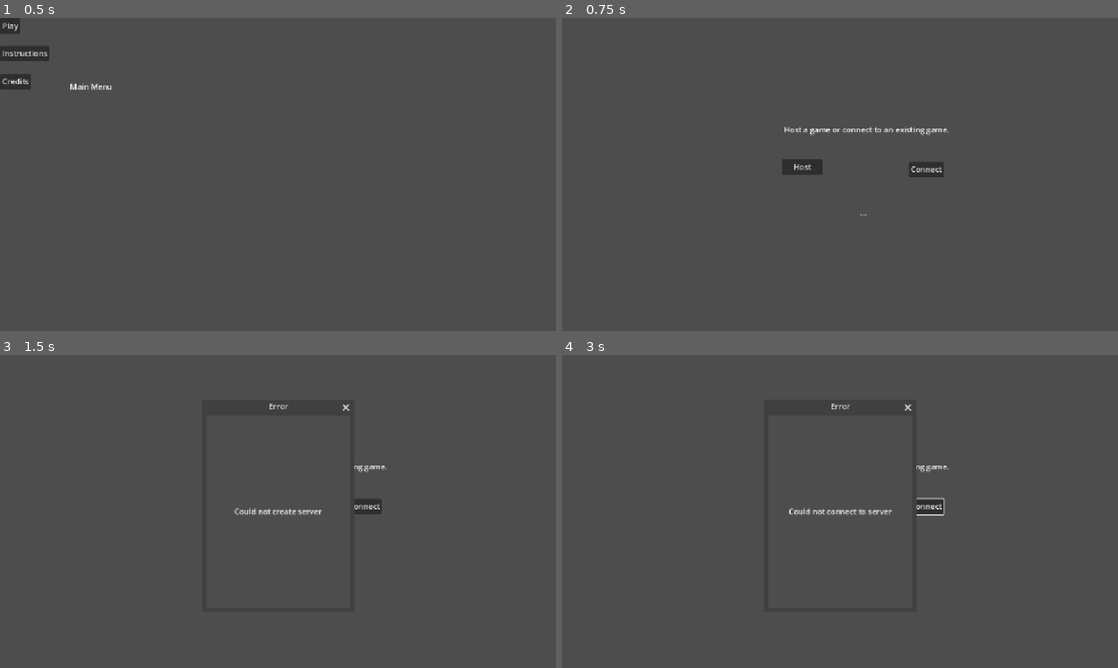
Above: before the commit, frames 1-4 (two rows, left to right).
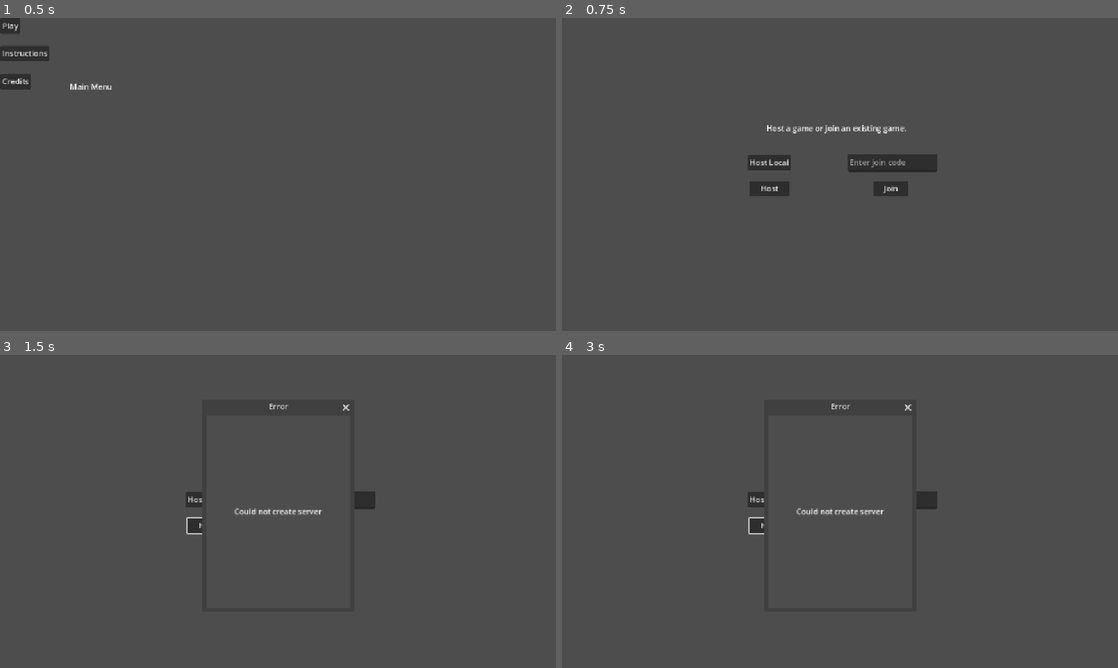
Above: after the commit, the same moments.

Repository: JoeyGiordano/JGZGodotGameTemplate
Game: Godot game, scene res://game_container/game_container.tscn
The game is run twice, just before and just after one commit, with the same random seed, the same clock (stepped at 60 frames per second) and the same inputs.
Inputs (mouse positions are in pixels of both pictures, inside the frame that each line leads up to):
- Up to frame 1 (0.5 s): no input
- Up to frame 2 (0.75 s): click "Play" at 0.5 s
- Up to frame 3 (1.5 s): click "Host" at 1.25 s
- Up to frame 4 (3 s): click "Connect" (after the commit: "Join") at 2 s; click (767, 498) at 2.75 s, where only the run after the commit has a clickable "Host Local"

Frame 1 is identical in both runs. In frame 2, 2.5% of the frame differs, in the area x 33-70%, y 34-64%; in frame 3, 0.6%; in frame 4, 0.8%.

Commit message:
Set up for UPNP
Can confirm it works right now bc im in an airbnb and can't change the router settings to enable UPNP

Diff:
--- a/multiplayer/multiplayer.gd
+++ b/multiplayer/multiplayer.gd
@@ -2,9 +2,7 @@
 class_name Multiplayer
 
 # Port that server is listening for communications on
-const PORT = 123
-# The IP address of the server
-const SERVER_ADDRESS = "localhost"
+const PORT = 14134
 # Max clients, not including host (doesn't work for local clients)
 const MAX_CLIENTS = 1 #this is a two player game
 
@@ -18,7 +16,7 @@
 	multiplayer.connected_to_server.connect(_on_connected)
 	multiplayer.server_disconnected.connect(_on_server_disconnected)
 
-func setup_as_host() :
+func setup_as_host(local : bool) :
 	# Create a server (set peer to listen on PORT)
 	var result = peer.create_server(PORT, MAX_CLIENTS)
 	if result : #if it didn't work
@@ -33,8 +31,12 @@
 	multiplayer.peer_connected.connect(_on_peer_connected)
 	multiplayer.peer_disconnected.connect(_on_peer_disconnected)
 
-func setup_as_client() -> bool :
-	var result = peer.create_client(SERVER_ADDRESS, PORT)
+	#set up upnp to enable connection through the internet!
+	if !local : upnp_setup()
+
+func setup_as_client(join_code : String) -> bool :
+	if join_code == "" : join_code = "localhost"
+	var result = peer.create_client(join_code, PORT)
 	if result : #if it didn't work
 		PopupDialouge.create_popup("Error", 300,400, "Could not connect to server")
 		return false
@@ -45,7 +47,7 @@
 	#await to confirm successful connection
 	var success = await connection_outcome_determined
 	if !success :
-		PopupDialouge.create_popup("Error", 300,400, "Error: Server does not exist")
+		PopupDialouge.create_popup("Error", 300,400, "Server does not exist!")
 		multiplayer.multiplayer_peer.close()
 		multiplayer.multiplayer_peer = null
 		return false
@@ -55,7 +57,22 @@
 	GameContainer.GC.switch_to_opponent_scene("opponent_field_1")
 	return true
 
-func _on_peer_connected(peer_id) :
+func upnp_setup() :
+	var upnp = UPNP.new()
+
+	var discover_result = upnp.discover()
+	assert(discover_result == UPNP.UPNP_RESULT_SUCCESS, "UPNP discover failed! Error %s" % discover_result)
+	assert(upnp.get_gateway() and upnp.get_gateway().is_valid_gateway(), "UPNP invalid gateway!")
+
+	var map_result = upnp.add_port_mapping(PORT)
+	assert(map_result == UPNP.UPNP_RESULT_SUCCESS, "UPNP port mapping failed! Error %s" % map_result)
+
+	PopupDialouge.create_popup("UPNP Success", 300, 400, "Success! Join address: %s" % upnp.query_external_address())
+
+
+## Signal Responses
+
+func _on_peer_connected(_peer_id) :
 	GameContainer.GC.switch_to_opponent_scene("opponent_field_1")
 
 func _on_peer_disconnected(peer_id) :
--- a/scenes/shell_scenes/connect.gd
+++ b/scenes/shell_scenes/connect.gd
@@ -2,17 +2,26 @@
 class_name Connect
 
 @onready var host_button : Button = $HostButton
+@onready var host_local_button : Button = $HostLocalButton
 @onready var connect_botton : Button = $ConnectButton
 @onready var message_label : Label = $MessageLabel
+@onready var joincode_textbox : TextEdit = $JoinCodeTextBox
 
 func _ready():
-	host_button.connect("button_down", host_button_pressed)
+	host_local_button.connect("button_down", _on_host_local_button_pressed)
+	host_button.connect("button_down", _on_host_button_pressed)
 	connect_botton.connect("button_down", connect_button_pressed)
 
-func host_button_pressed() :
+func _on_host_button_pressed() :
+	host_button_pressed(false)
+
+func _on_host_local_button_pressed() :
+	host_button_pressed(true)
+
+func host_button_pressed(local : bool) :
 	disable_buttons()
 	message_label.text = "Setting up server..."
-	var success = await MultiplayerManager.setup_as_host()
+	var success = await MultiplayerManager.setup_as_host(local)
 	if !success :
 		message_label.text = ""
 		enable_buttons()
@@ -20,7 +29,7 @@
 func connect_button_pressed() :
 	disable_buttons()
 	message_label.text = "Trying to connect..."
-	var success = await MultiplayerManager.setup_as_client()
+	var success = await MultiplayerManager.setup_as_client(joincode_textbox.text)
 	if !success :
 		message_label.text = ""
 		enable_buttons()
--- a/scenes/shell_scenes/connect.tscn
+++ b/scenes/shell_scenes/connect.tscn
@@ -6,29 +6,42 @@
 script = ExtResource("1_0ndui")
 
 [node name="HostButton" type="Button" parent="."]
-offset_left = 455.0
-offset_top = 292.0
-offset_right = 539.0
-offset_bottom = 323.0
+offset_left = 387.0
+offset_top = 337.0
+offset_right = 471.0
+offset_bottom = 368.0
 text = "Host"
 
 [node name="ConnectButton" type="Button" parent="."]
-offset_left = 718.0
-offset_top = 297.0
-offset_right = 790.0
-offset_bottom = 328.0
-text = "Connect"
+offset_left = 645.0
+offset_top = 337.0
+offset_right = 717.0
+offset_bottom = 368.0
+text = "Join"
 
 [node name="Label" type="Label" parent="."]
-offset_left = 459.0
-offset_top = 219.0
-offset_right = 802.0
-offset_bottom = 242.0
-text = "Host a game or connect to an existing game."
+offset_left = 423.0
+offset_top = 216.0
+offset_right = 766.0
+offset_bottom = 239.0
+text = "Host a game or join an existing game."
 
 [node name="MessageLabel" type="Label" parent="."]
-offset_left = 617.0
-offset_top = 391.0
-offset_right = 657.0
-offset_bottom = 414.0
-text = "..."
+offset_left = 544.0
+offset_top = 386.0
+offset_right = 584.0
+offset_bottom = 409.0
+
+[node name="JoinCodeTextBox" type="TextEdit" parent="."]
+offset_left = 591.0
+offset_top = 281.0
+offset_right = 777.0
+offset_bottom = 318.0
+placeholder_text = "Enter join code"
+
+[node name="HostLocalButton" type="Button" parent="."]
+offset_left = 384.0
+offset_top = 283.0
+offset_right = 473.0
+offset_bottom = 314.0
+text = "Host Local"
